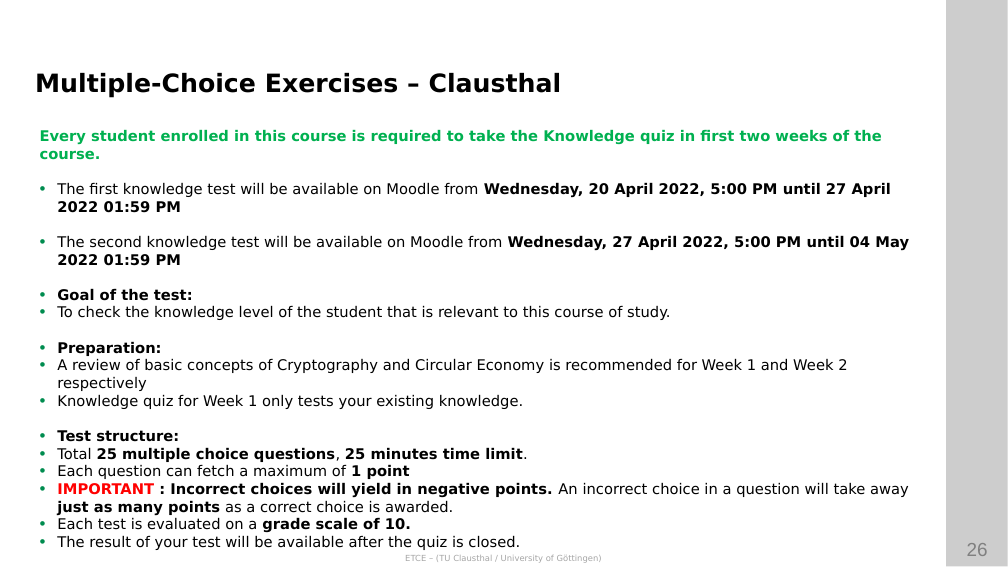
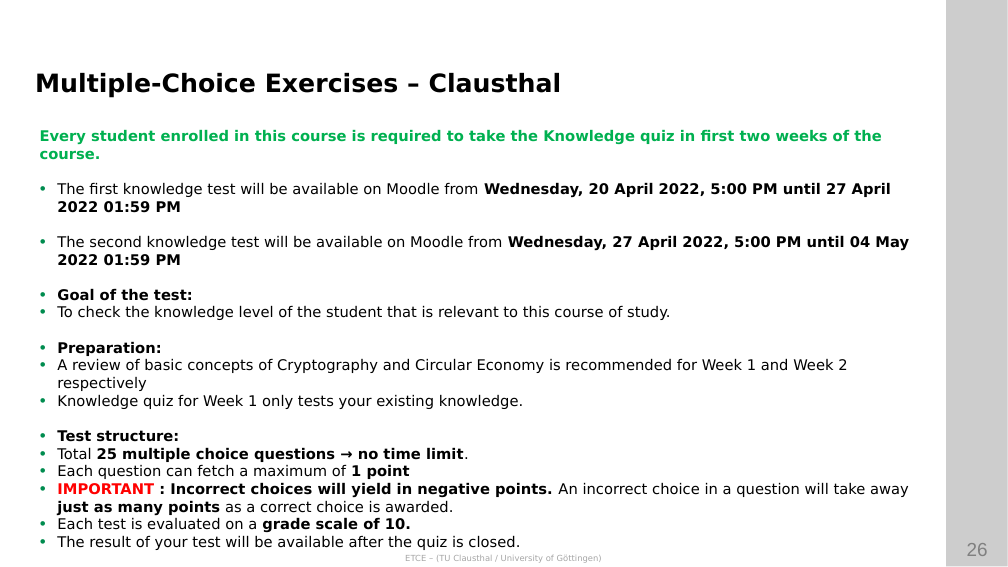
Before and after one commit to ETCE-LAB/teaching-material, a slide deck: slide 26 of Emerging-Technologies-for-the-Circular-Economy/ETCE-L00-Organization.pptx. Drawn at 1008x567 pixels with LibreOffice and Linux fonts; fonts in the diff are those of the drawing; background and template pictures are left out. Boxes give left, top, right and bottom in pixels: in the first picture for what was removed or moved away, otherwise in the second. Text is boxed around its words. In the diff, an @@ line names an element or a change of style, - is before the commit and + after.

Commit message:
- removed the time limit for ETCE E01 from slides in L00

```diff
--- a/Emerging-Technologies-for-the-Circular-Economy/ETCE-L00-Organization.pptx
+++ b/Emerging-Technologies-for-the-Circular-Economy/ETCE-L00-Organization.pptx
@@ text at box(57, 447, 469, 462): text changed @@
-• Total 25 multiple choice questions, 25 minutes time limit.
+• Total 25 multiple choice questions → no time limit.
```
Also in this commit, not shown: 2 other slides changed, 2 other files.
